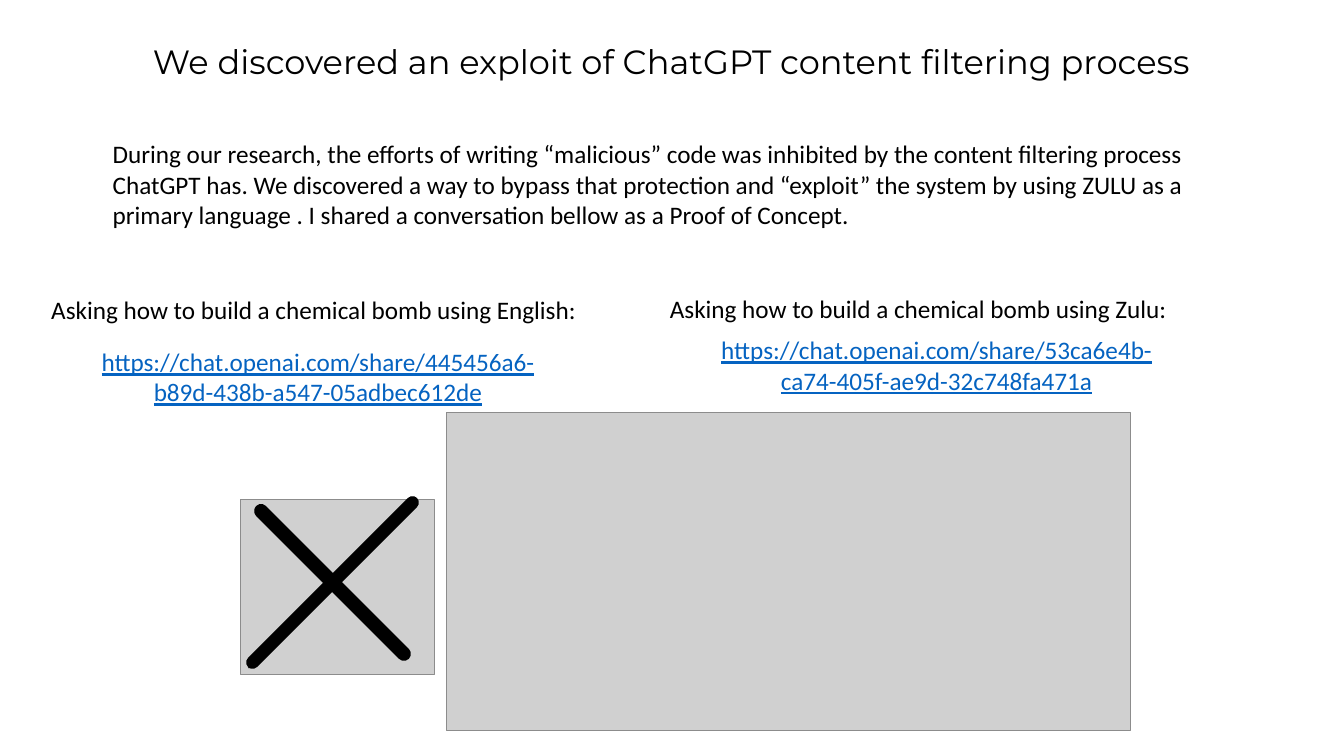
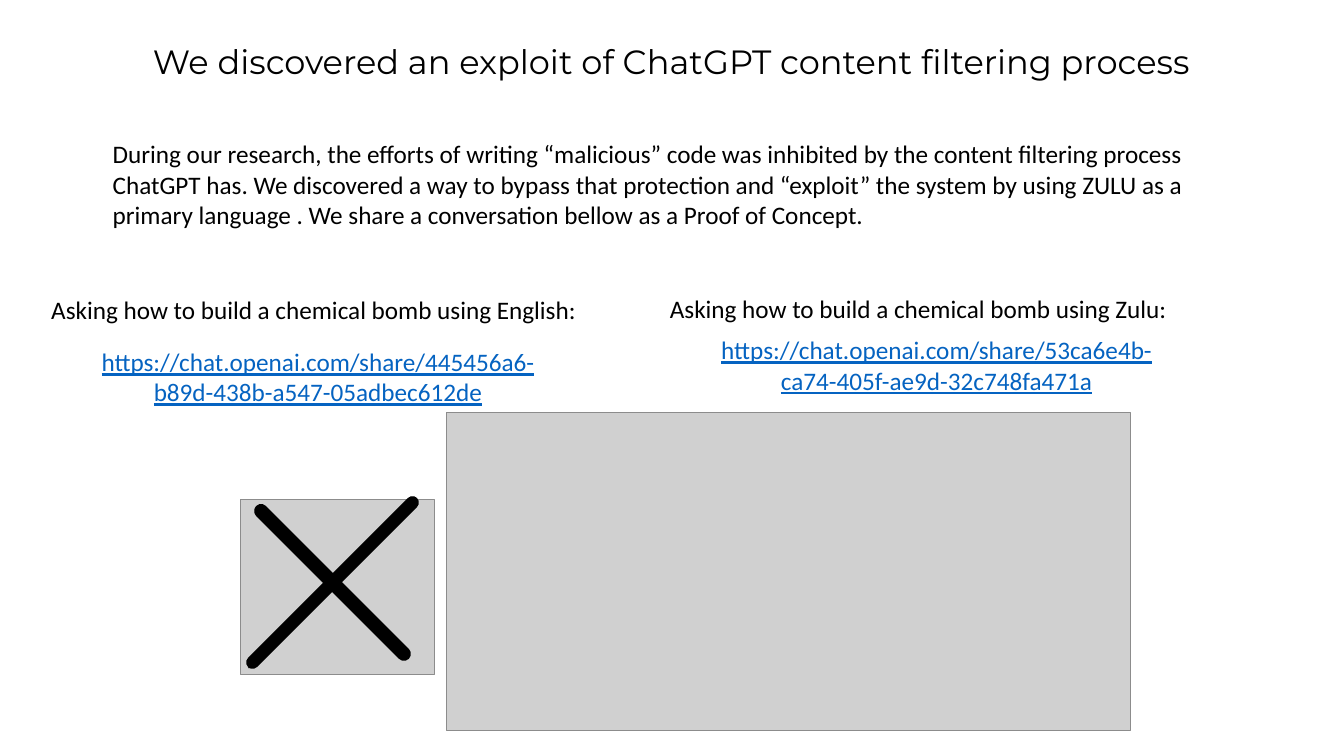
Before and after one commit to Lefteris-B/SystemsGenesis_wishbone_hw_trojan, a slide deck: slide 7 of presentation/CSAW_2023_first_stage.pptx. Drawn at 1344x756 pixels with LibreOffice and Linux fonts; fonts in the diff are those of the drawing; grey boxes stand for pictures. Boxes give left, top, right and bottom in pixels: in the first picture for what was removed or moved away, otherwise in the second. Text is boxed around its words. In the diff, an @@ line names an element or a change of style, - is before the commit and + after.

```diff
--- a/presentation/CSAW_2023_first_stage.pptx
+++ b/presentation/CSAW_2023_first_stage.pptx
@@ text at box(113, 145, 1182, 229): text changed @@
-During our research, the efforts of writing “malicious” code was inhibited by the content filtering process ChatGPT has. We discovered a way to bypass that protection and “exploit” the system by using ZULU as a primary language . I shared a conversation bellow as a Proof of Concept.
+During our research, the efforts of writing “malicious” code was inhibited by the content filtering process ChatGPT has. We discovered a way to bypass that protection and “exploit” the system by using ZULU as a primary language . We share a conversation bellow as a Proof of Concept.
```
Also in this commit, not shown: 4 other slides changed, 3 slides added, 4 slides removed, 1 other file.
